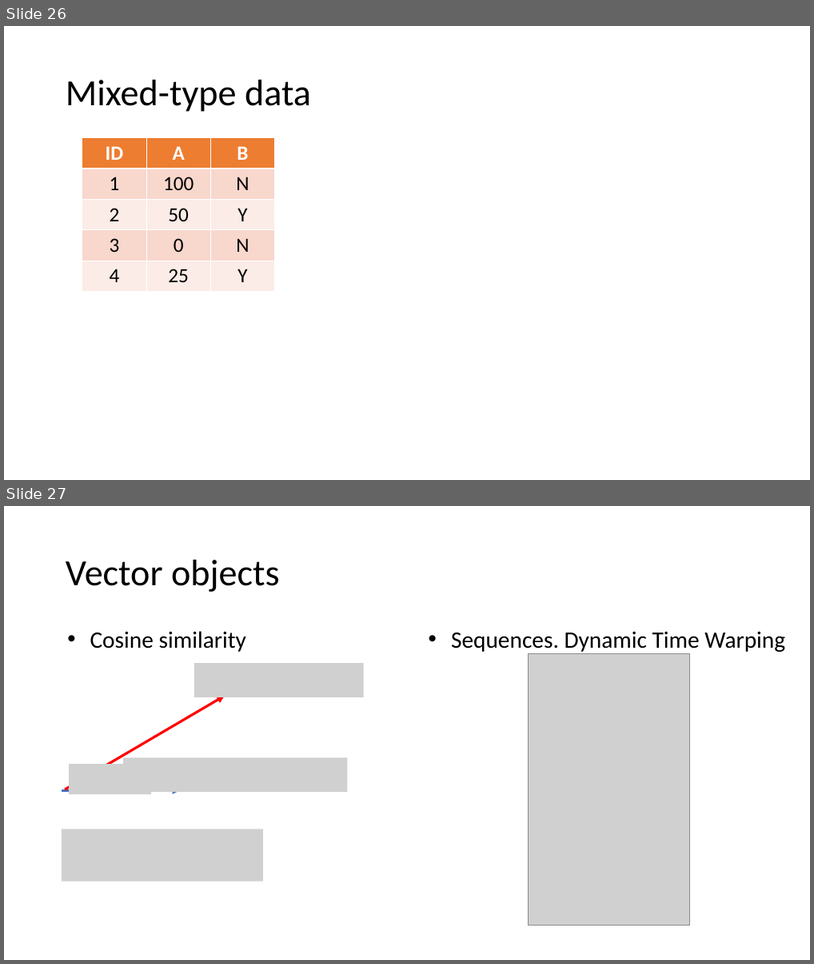
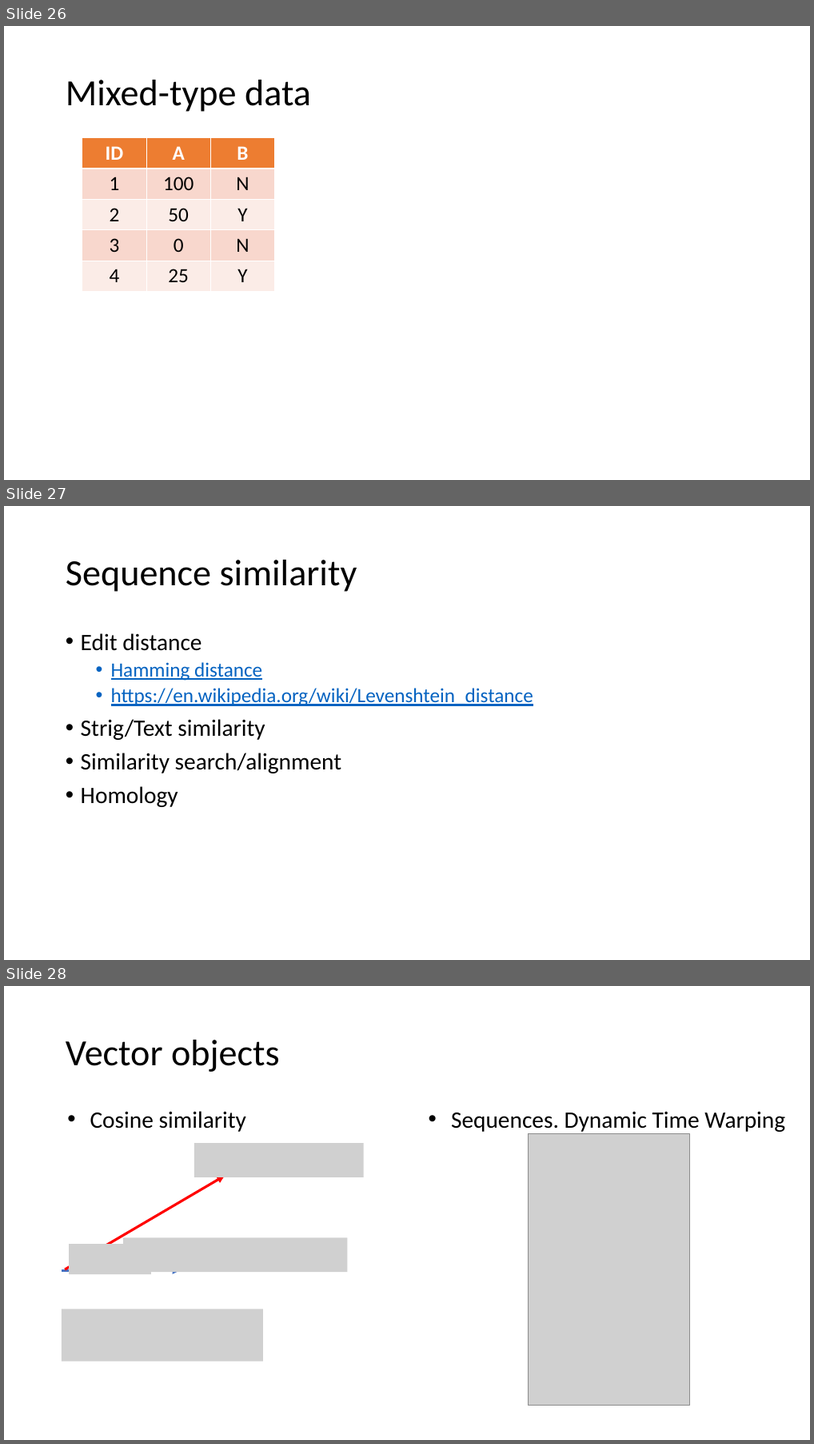
Before and after one commit to mathphysmx/teaching-ml, a slide deck: slides/05_ML_DataTypes.pptx. Shown one above the other, each under a label of ours: slides 26 and 27 before the commit, slides 26, 27 and 28 after it. The pictures are 814x964 and 814x1444 pixels, drawn with LibreOffice and Linux fonts; fonts in the diff are those of the drawing; grey boxes stand for pictures. Boxes give left, top, right and bottom in pixels: in the first picture for what was removed or moved away, otherwise in the second. Text is boxed around its words. In the diff, an @@ line names an element or a change of style, - is before the commit and + after.

```diff
--- a/slides/05_ML_DataTypes.pptx
+++ b/slides/05_ML_DataTypes.pptx
@@ slide 27 added at bbox=[4, 506, 810, 960], background #FFFFFF @@
@@ title added at bbox=[66, 560, 358, 592], 44 pt, text #000000 @@
+Sequence similarity
@@ text added at bbox=[81, 633, 534, 807], 28 pt, text #000000 @@
+• Edit distance
+  • Hamming distance
+  • https://en.wikipedia.org/wiki/Levenshtein_distance
+• Strig/Text similarity
+• Similarity search/alignment
+• Homology
@@ what was slide 27 is now slide 28 @@
```
Also in this commit, not shown: 1 slide changed, 2 other slides added, 17 other files.
